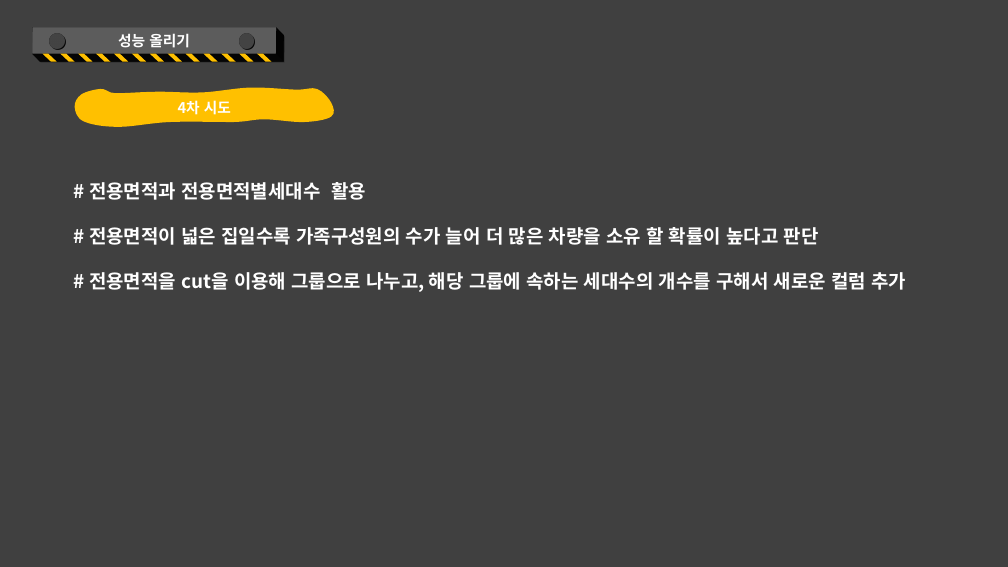
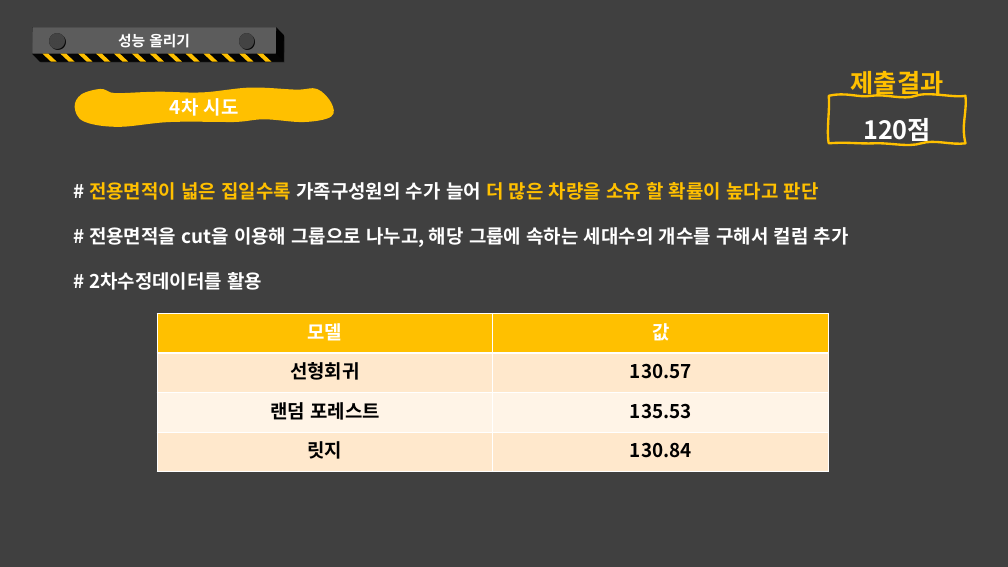
Before and after one commit to kkkkyoung/parking_project, a slide deck: slide 52 of PlayDate_2nd_project.pptx (slide 56 before the commit). Drawn at 1008x567 pixels with LibreOffice and Linux fonts; fonts in the diff are those of the drawing. Boxes give left, top, right and bottom in pixels: in the first picture for what was removed or moved away, otherwise in the second. Text is boxed around its words. In the diff, an @@ line names an element or a change of style, - is before the commit and + after.

Commit message:
발표자료 수정본

```diff
--- a/PlayDate_2nd_project.pptx
+++ b/PlayDate_2nd_project.pptx
@@ free added at [829,48,966,96], 24 pt, text #FFC000, bold @@
+제출결과
@@ freeform shape "4차 시도" at [75,88,334,127]: size 14 to 18 pt @@
@@ freeform shape added at [829,96,966,144], outline #FFC000 2.25 pt, 24 pt, text #FFFFFF, bold @@
+120점
@@ text at [89,182,366,200]: paragraph removed @@
-# 전용면적과 전용면적별세대수 활용
@@ text at [89,182,819,200]: text colour #FFFFFF to #FFC000 in "전용면적이 넓은 집일수록 더 많은 차량을 소유 ..." @@
@@ text at [89,227,849,290]: text changed @@
-# 전용면적을 cut을 이용해 그룹으로 나누고, 해당 그룹에 속하는 세대수의 개수를 구해서 새로운 컬럼 추가
+# 전용면적을 cut을 이용해 그룹으로 나누고, 해당 그룹에 속하는 세대수의 개수를 구해서 컬럼 추가
+# 2차수정데이터를 활용
@@ table added at [157,313,829,472], 4 rows, 2 columns @@
+모델 | 값
+선형회귀 | 130.57
+랜덤 포레스트 | 135.53
+릿지 | 130.84
```
Also in this commit, not shown: 49 other slides changed, 1 slide added, 3 slides removed.
